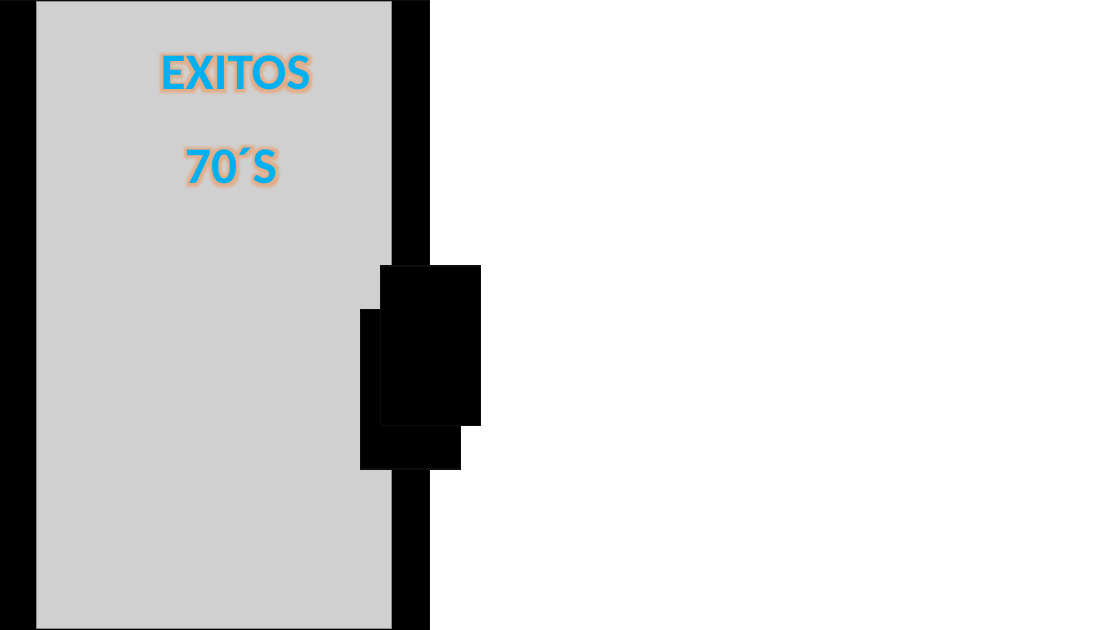
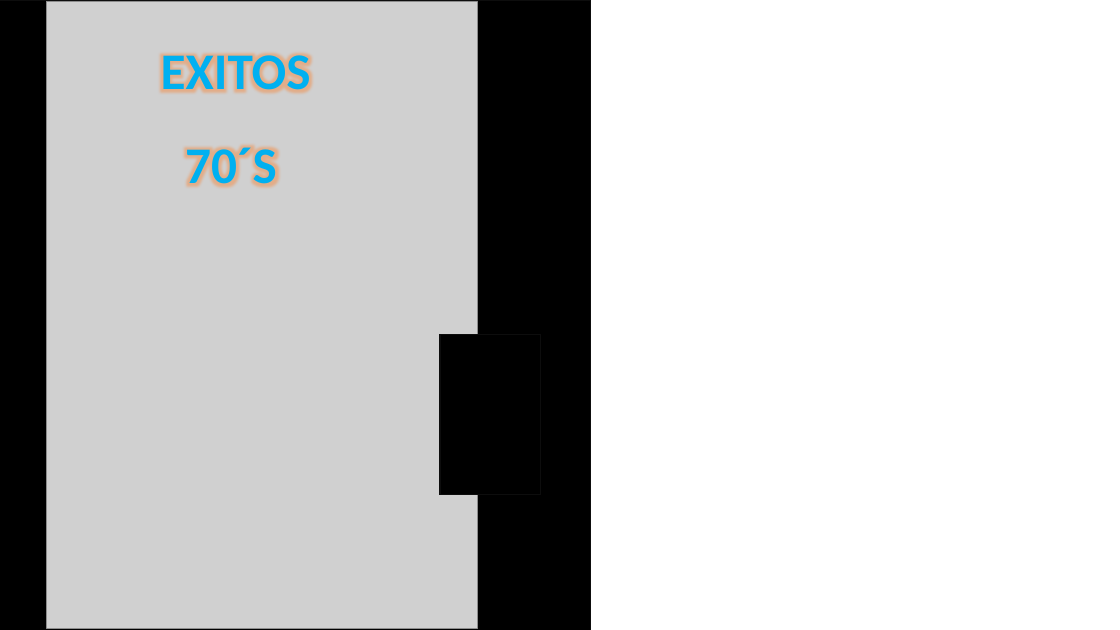
Before and after one commit to Sinaptron/videoteca-musica-exitos-04-github, a slide deck: slide 8 of assets/images/XXXediciones.pptx. Drawn at 1120x630 pixels with LibreOffice and Linux fonts; fonts in the diff are those of the drawing; grey boxes stand for pictures. Boxes give left, top, right and bottom in pixels: in the first picture for what was removed or moved away, otherwise in the second. Text is boxed around its words. In the diff, an @@ line names an element or a change of style, - is before the commit and + after.

```diff
--- a/assets/images/XXXediciones.pptx
+++ b/assets/images/XXXediciones.pptx
@@ rectangle: place and size @@
-rectangle at [0, 0, 429, 630]
+rectangle at [0, 0, 591, 630]
@@ picture: place and size @@
-picture at [37, 2, 392, 628]
+picture at [47, 2, 478, 628]
@@ rectangle removed at [381, 266, 481, 426] @@
@@ rectangle: place and size @@
-rectangle at [360, 309, 460, 469]
+rectangle at [440, 334, 540, 494]
```
Also in this commit, not shown: 3 other slides changed, 2 slides added, 9 other files.
